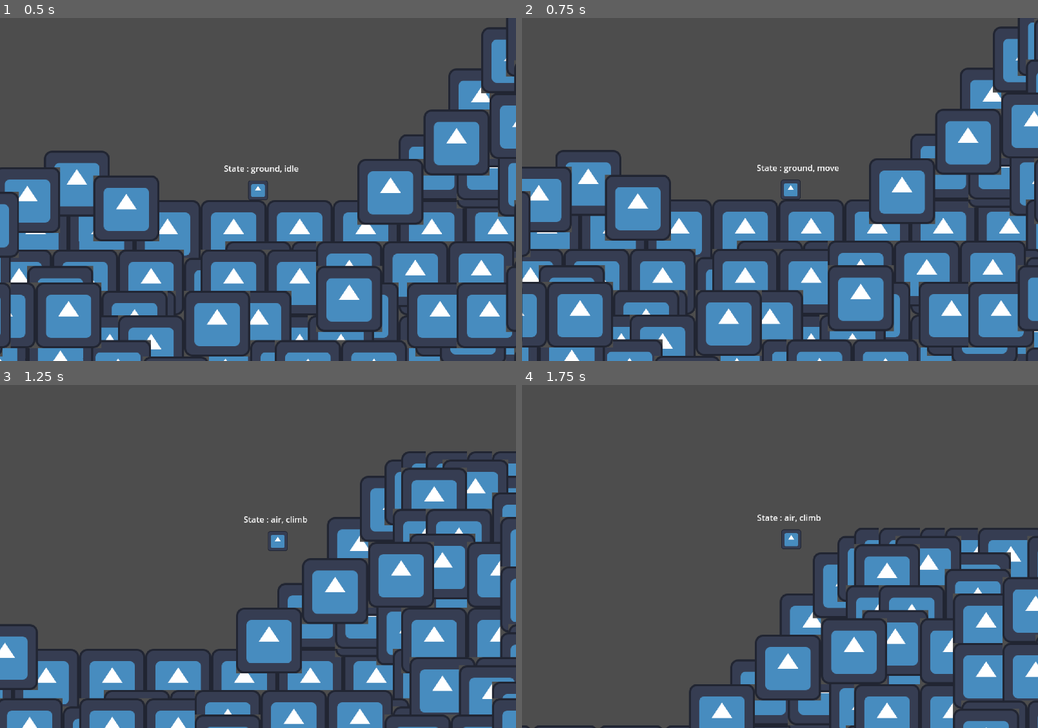
Above: before the commit, frames 1-4 (two rows, left to right).
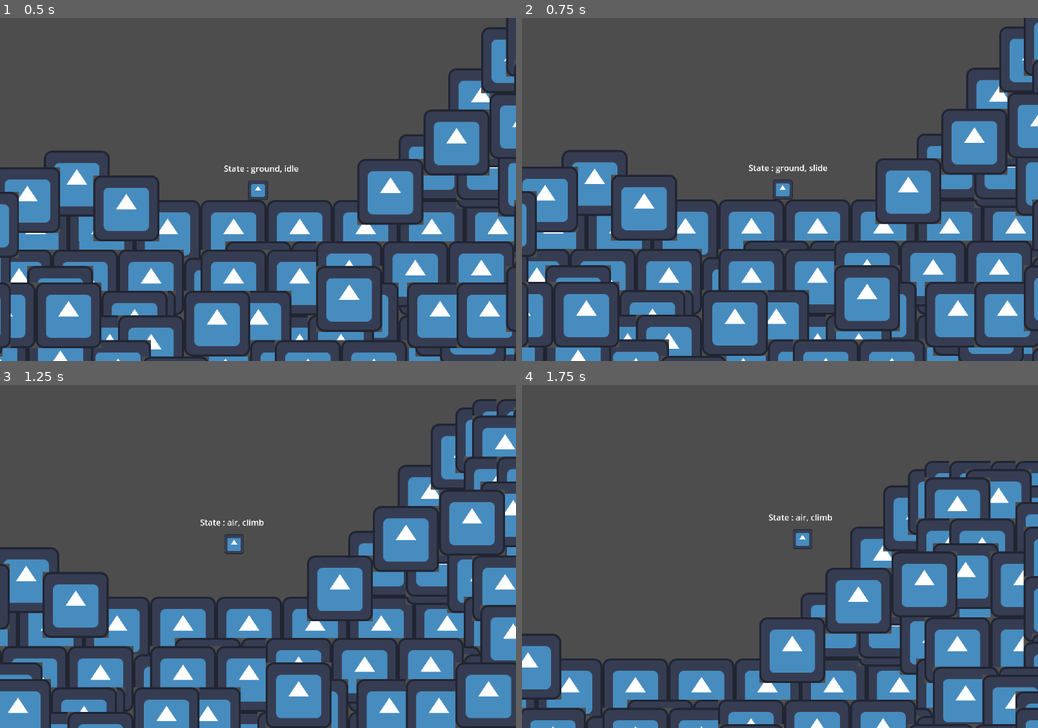
Above: after the commit, the same moments.

Repository: Specter-0/2d-momentum-platformer
Game: Godot game, scene res://scean.tscn
Same seed, same stepped clock (60 frames per second), same inputs: the game is played once before the commit and once after it. The engine's default icon, where the game draws it, is replaced by a stand-in: a white triangle on a blue panel in a dark square.
Inputs (mouse positions are in pixels of both pictures, inside the frame that each line leads up to):
- Up to frame 1 (0.5 s): no input
- Up to frame 2 (0.75 s): move the mouse to (893, 172) at 0.52 s; hold D (right) from 0.53 s (still down); hold Ctrl (crouch) from 0.53 s (still down)
- Up to frame 3 (1.25 s): keep holding D (right); keep holding Ctrl (crouch); tap Space (jump) at 0.77, 1.07 s; tap Shift (dash) at 0.8 s
- Up to frame 4 (1.75 s): keep holding D (right); move the mouse to (676, 573) at 1.27 s; release Ctrl (crouch) at 1.28 s; tap Shift (dash) at 1.35 s; tap Space (jump) at 1.52 s; tap Middle mouse button (grapple) at 1.55 s

Frame 1 is identical in both runs. In frame 2, 20% of the frame differs, in the area x 0-100%, y 0-100%; in frame 3, 34%, in the area x 0-100%, y 4-100%; in frame 4, 27%.

Commit message:
Revert "simplefied"

Diff:
--- a/godot/player/player.tscn
+++ b/godot/player/player.tscn
@@ -8,14 +8,22 @@
 [ext_resource type="Script" path="res://player/scripts/idle_state.gd" id="5_i8mno"]
 [ext_resource type="Script" path="res://player/scripts/move_state.gd" id="6_4wsv0"]
 [ext_resource type="Script" path="res://player/scripts/attack_state.gd" id="7_nu1ng"]
+[ext_resource type="Script" path="res://player/scripts/slide_state.gd" id="8_0vbry"]
+[ext_resource type="Script" path="res://player/scripts/dash_state.gd" id="9_rm6m0"]
 [ext_resource type="Script" path="res://player/scripts/AirState.gd" id="10_xxvhi"]
 [ext_resource type="Script" path="res://player/scripts/climb_state.gd" id="11_aw2eo"]
+[ext_resource type="Script" path="res://player/crouch_state.gd" id="11_tqi3e"]
 [ext_resource type="Script" path="res://player/scripts/peak_state.gd" id="12_758lm"]
 [ext_resource type="Script" path="res://player/scripts/fall_state.gd" id="13_de2qj"]
+[ext_resource type="Script" path="res://player/scripts/air_dash_state.gd" id="14_e1kyb"]
 [ext_resource type="Script" path="res://player/scripts/stateLabel.gd" id="15_wgepr"]
 [ext_resource type="Script" path="res://player/scripts/wall_state.gd" id="18_ws752"]
 [ext_resource type="Script" path="res://player/scripts/hang.gd" id="19_nqgqk"]
+[ext_resource type="Script" path="res://player/scripts/wall_dash.gd" id="20_l4frp"]
+[ext_resource type="Script" path="res://player/scripts/wall_slide.gd" id="20_ud1o1"]
 [ext_resource type="Script" path="res://player/scripts/wall_jump.gd" id="21_kcipk"]
+[ext_resource type="Script" path="res://player/scripts/grappling.gd" id="22_4nd50"]
+[ext_resource type="Script" path="res://player/bafoon_state.gd" id="23_i5sqv"]
 
 [node name="player" type="CharacterBody2D"]
 script = ExtResource("1_7dybc")
@@ -60,18 +68,35 @@
 script = ExtResource("5_i8mno")
 ground_state = NodePath("..")
 character = NodePath("../../..")
-can_grapple = null
 
 [node name="move" type="Node" parent="BaseCharacterStateMachine/ground" node_paths=PackedStringArray("ground_state", "character")]
 script = ExtResource("6_4wsv0")
 ground_state = NodePath("..")
 character = NodePath("../../..")
-can_grapple = null
 
 [node name="attack" type="Node" parent="BaseCharacterStateMachine/ground" node_paths=PackedStringArray("character")]
 script = ExtResource("7_nu1ng")
 character = NodePath("../../..")
-can_grapple = null
+
+[node name="slide" type="Node" parent="BaseCharacterStateMachine/ground" node_paths=PackedStringArray("ground_state", "character")]
+script = ExtResource("8_0vbry")
+ground_state = NodePath("..")
+character = NodePath("../../..")
+standard_movement = false
+can_move = false
+
+[node name="dash" type="Node" parent="BaseCharacterStateMachine/ground" node_paths=PackedStringArray("ground_state", "character")]
+script = ExtResource("9_rm6m0")
+ground_state = NodePath("..")
+character = NodePath("../../..")
+standard_movement = false
+can_move = false
+Gravity = false
+can_grapple = false
+
+[node name="crouch" type="Node" parent="BaseCharacterStateMachine/ground" node_paths=PackedStringArray("character")]
+script = ExtResource("11_tqi3e")
+character = NodePath("../../..")
 
 [node name="air" type="Node" parent="BaseCharacterStateMachine" node_paths=PackedStringArray("ground_state", "wall_state", "character", "currentState")]
 script = ExtResource("10_xxvhi")
@@ -84,19 +109,25 @@
 script = ExtResource("11_aw2eo")
 air_state = NodePath("..")
 character = NodePath("../../..")
-can_grapple = null
 
 [node name="peak" type="Node" parent="BaseCharacterStateMachine/air" node_paths=PackedStringArray("air_state", "character")]
 script = ExtResource("12_758lm")
 air_state = NodePath("..")
 character = NodePath("../../..")
-can_grapple = null
 
 [node name="fall" type="Node" parent="BaseCharacterStateMachine/air" node_paths=PackedStringArray("air_state", "character")]
 script = ExtResource("13_de2qj")
 air_state = NodePath("..")
 character = NodePath("../../..")
-can_grapple = null
+
+[node name="air_dash" type="Node" parent="BaseCharacterStateMachine/air" node_paths=PackedStringArray("air_state", "character")]
+script = ExtResource("14_e1kyb")
+air_state = NodePath("..")
+character = NodePath("../../..")
+standard_movement = false
+can_move = false
+Gravity = false
+can_grapple = false
 
 [node name="Jump_buffer" type="Timer" parent="BaseCharacterStateMachine/air"]
 one_shot = true
@@ -118,19 +149,42 @@
 character = NodePath("../../..")
 can_move = false
 Gravity = false
-can_grapple = null
+
+[node name="wall_slide" type="Node" parent="BaseCharacterStateMachine/wall" node_paths=PackedStringArray("wall_state", "character")]
+script = ExtResource("20_ud1o1")
+wall_state = NodePath("..")
+character = NodePath("../../..")
+Gravity = false
 
 [node name="wall_jump" type="Node" parent="BaseCharacterStateMachine/wall" node_paths=PackedStringArray("wall_state", "character")]
 script = ExtResource("21_kcipk")
 wall_state = NodePath("..")
 character = NodePath("../../..")
-can_grapple = null
+
+[node name="wall_dash" type="Node" parent="BaseCharacterStateMachine/wall" node_paths=PackedStringArray("wall_state", "character")]
+script = ExtResource("20_l4frp")
+wall_state = NodePath("..")
+character = NodePath("../../..")
+standard_movement = false
+can_move = false
+Gravity = false
+can_grapple = false
+
+[node name="To_slide" type="Timer" parent="BaseCharacterStateMachine/wall"]
+one_shot = true
 
 [node name="Quick_jump" type="Timer" parent="BaseCharacterStateMachine/wall"]
 one_shot = true
 
 [node name="Wall_Jump_buffer" type="Timer" parent="BaseCharacterStateMachine/wall"]
 one_shot = true
+
+[node name="grappling" type="Node" parent="BaseCharacterStateMachine" node_paths=PackedStringArray("currentState")]
+script = ExtResource("22_4nd50")
+currentState = NodePath("bafoon_state")
+
+[node name="bafoon_state" type="Node" parent="BaseCharacterStateMachine/grappling"]
+script = ExtResource("23_i5sqv")
 
 [node name="state" type="Label" parent="." node_paths=PackedStringArray("state_machine")]
 offset_left = -66.0
@@ -140,3 +194,5 @@
 text = "State: "
 script = ExtResource("15_wgepr")
 state_machine = NodePath("../BaseCharacterStateMachine")
+
+[connection signal="timeout" from="BaseCharacterStateMachine/wall/To_slide" to="BaseCharacterStateMachine/wall" method="_on_to_slide_timeout"]
--- a/godot/player/scripts/AirState.gd
+++ b/godot/player/scripts/AirState.gd
@@ -12,6 +12,7 @@
 @onready var peak : State = $peak
 @onready var climb : State = $climb
 @onready var fall : State = $fall
+@onready var air_dash : State = $air_dash
 
 var has_double_jumped : bool = false
 var double_jump_count : int = 1
@@ -34,12 +35,19 @@
 		has_double_jumped = false
 		next_state = ground_state
 
+	if Input.is_action_pressed("crouch"):
+		pass
+		#crouch()
+
 	wall_raycast()
 
 
 func state_input(event : InputEvent):
 	if event.is_action_pressed("jump"):
 		jump()
+
+	if event.is_action_pressed("dash"):
+		dash()
 
 
 func wall_raycast():
@@ -64,10 +72,23 @@
 
 
 func double_jump():
-	character.velocity.y = character.double_jump_velocity
+	if abs(character.velocity.y) < abs(character.jump_velocity) && character.velocity.y < character.boost_jump_cutoff:
+		character.velocity.y += character.double_jump_velocity * character.boost_jump_strenght
+	else:
+		character.velocity.y = character.double_jump_velocity
 
 	if character.amount_of_double_jumps == double_jump_count && character.amount_of_double_jumps != -1:
 		has_double_jumped = true
 		double_jump_count = 1
 	else:
 		double_jump_count += 1
+
+
+func dash():
+	currentState.next_state = air_dash
+
+
+func crouch():
+	character.collision_shape.shape = character.croutch_collision_shape[0]
+	character.collision_shape.position = character.croutch_collision_shape[1]
+	character.velocity.y += 50
--- a/godot/player/scripts/GroundState.gd
+++ b/godot/player/scripts/GroundState.gd
@@ -3,14 +3,22 @@
 @export var air_state : State_State_Machine
 
 @onready var buffer_timer : Timer = $BufferTimer
+@onready var slide_cooldown : Timer = $Slide_Cooldown
 @onready var idle : State = $idle
 @onready var move : State = $move
 @onready var attack : State = $attack
+@onready var slide_state : State = $slide
+@onready var crouch_state : State = $crouch
+@onready var dash_state : State = $dash
 
 
 func on_enter():
 	if !air_state.jump_buffer_timer.is_stopped():
 		jump()
+
+
+func _ready():
+	slide_cooldown.wait_time = character.slide_cooldown
 
 
 # ground state
@@ -21,10 +29,31 @@
 	if !character.is_on_floor() && buffer_timer.is_stopped():
 		next_state = air_state
 
+	if Input.is_action_pressed("crouch") && currentState != slide_state && currentState != crouch_state && slide_cooldown.is_stopped():
+		if character.velocity != Vector2.ZERO:
+			slide()
+		else:
+			crouch()
+
 func state_input(event : InputEvent):
 	if event.is_action_pressed("jump"):
 		jump()
 
+	if event.is_action_pressed("dash"):
+		dash()
+
 
 func jump():
 	character.velocity.y = character.jump_velocity
+
+
+func crouch():
+	currentState.next_state = crouch_state
+
+
+func slide():
+	currentState.next_state = slide_state
+
+
+func dash():
+	currentState.next_state = dash_state
--- a/godot/player/scripts/fall_state.gd
+++ b/godot/player/scripts/fall_state.gd
@@ -5,3 +5,8 @@
 func state_process(_delta):
 	if character.velocity.y <= 0:
 		next_state = air_state.climb
+
+
+func on_enter():
+	character.collision_shape.shape = character.normal_collision_shape[0]
+	character.collision_shape.position = character.normal_collision_shape[1]
--- a/godot/player/scripts/idle_state.gd
+++ b/godot/player/scripts/idle_state.gd
@@ -5,3 +5,8 @@
 func state_process(_delta):
 	if character.velocity.x != 0:
 		next_state = ground_state.move
+
+
+func on_enter():
+	character.collision_shape.shape = character.normal_collision_shape[0]
+	character.collision_shape.position = character.normal_collision_shape[1]
--- a/godot/player/scripts/move_state.gd
+++ b/godot/player/scripts/move_state.gd
@@ -5,3 +5,8 @@
 func state_process(_delta):
 	if character.velocity.x == 0:
 		next_state = ground_state.idle
+
+
+func on_enter():
+	character.collision_shape.shape = character.normal_collision_shape[0]
+	character.collision_shape.position = character.normal_collision_shape[1]
--- a/godot/player/scripts/player.gd
+++ b/godot/player/scripts/player.gd
@@ -11,10 +11,20 @@
 @export var jump_velocity : float # size of a from ground jump : idfk
 @export var double_jump_velocity : float # size of a from air jump : idfk
 @export var amount_of_double_jumps : int # amount of air jumps : iterable
+@export_subgroup("boost_jumpp") # happens if you double jump right after a jump, exists to not punish a spam double jump
+@export var boost_jump_strenght : float = 1 # strength of the boost jump, standard 1 : multiple
+@export var boost_jump_cutoff : float # the cutoff when a normal double jump will be preformed : idfk
 @export_group("dashh")
 @export var dash_range : Vector2 # speed of dash : idfk
 @export var dash_time : float # how long it takes for the dash to deaccelerate : seconds
 @export var dash_charge_time : float # cooldown after a dash : seconds
+@export_group("slidee")
+@export var slide_speed_boost : float # how much sliding increses your speed : multiple
+@export var slide_deacceleration : float # the reduced rate of normal ground deacceleration : multiple
+@export var slide_exit_hinder : float # how much your speed decreses by when you leave a slide : idfk
+@export var slide_exit_jump_boost_strenght : float # how powerfull a slide jump is, higher the number, lower the power : dividend
+@export var slide_exit_max_jump_boost : float # highest value that can be reached by a slide jump
+@export var slide_cooldown : float # wait time after leaving a slide : seconds
 @export_group("walll")
 @export var wall_jump_speed : Vector2 # power in x, y of a wall jump : idfk
 @export var wall_carryover_velocity_depletion : float = 3 # dividend of previus velocity before hitting a wall : dividend
@@ -33,12 +43,22 @@
 @onready var sprite : Sprite2D = $Sprite2D
 @onready var state_machine : BaseCharacterStateMachine = $BaseCharacterStateMachine
 @onready var collision_shape : CollisionShape2D = $CollisionShape2D
-
+@onready var dash_cooldown : Timer = $Dash_Cooldown
 
 # Get the gravity from the project settings to be synced with RigidBody nodes.
 var gravity = ProjectSettings.get_setting("physics/2d/default_gravity")
+var grapple_point : Grappling_Point
 var previous_velocities : Array[Vector2]
 var true_direction : int = 1
+
+var normal_collision_shape = [preload("res://player/collisionShapes/normal_shape.tres"), Vector2(0, 0)]
+var croutch_collision_shape = [preload("res://player/collisionShapes/croutch_shape.tres"), Vector2(0, 4)]
+var wallhang_collision_shape = [preload("res://player/collisionShapes/wallhang_shape.tres"), Vector2(-12, 0)]
+var dash_collision_shape = [preload("res://player/collisionShapes/dash_shape.tres"), Vector2(0, 0)]
+
+
+func _ready():
+	dash_cooldown.wait_time = dash_charge_time
 
 
 func _input(event):
--- a/godot/player/scripts/state.gd
+++ b/godot/player/scripts/state.gd
@@ -7,6 +7,7 @@
 @export var standard_movement : bool = true
 @export var can_move : bool = true
 @export var Gravity : bool = true
+@export var can_grapple : bool = true
 
 var next_state : State
 var gravity = ProjectSettings.get_setting("physics/2d/default_gravity")
@@ -17,6 +18,13 @@
 
 
 func state_methods(_delta):
+
+	var previus_point = get_tree().get_nodes_in_group("grapple_points")[0]
+	for point in get_tree().get_nodes_in_group("grapple_points"):
+		if (character.position - point.position).length_squared() < (character.position - previus_point.position).length_squared():
+			previus_point = point
+	character.grapple_point = previus_point
+
 	if not character.is_on_floor() && Gravity:
 		character.velocity.y += gravity * _delta
 
@@ -35,6 +43,9 @@
 			if sign(prv_vel) != sign(character.velocity.x):
 				character.velocity.x = 0
 
+	if Input.is_action_pressed("grapple") && can_grapple:
+		grapple()
+
 
 func state_input(_event : InputEvent):
 	pass
@@ -50,3 +61,23 @@
 
 func direction():
 	return Input.get_vector("left", "right", "up", "down")
+
+
+func dash():
+	dash_direction = direction()
+	character.velocity = character.dash_range * dash_direction
+	character.dash_cooldown.start()
+
+
+func dash_deaccelration(_delta):
+	print(character.velocity)
+	character.velocity -= _delta / character.dash_time * character.dash_range * dash_direction
+
+
+func dash_is_done():
+	return abs(character.velocity).length_squared() <= character.speed.length_squared()
+
+
+func grapple():
+	character.velocity += Vector2(-40, -50) * (character.position - character.grapple_point.position).normalized()
+	character.grapple_point.animated_sprite.play("closing")
--- a/godot/player/scripts/wall_state.gd
+++ b/godot/player/scripts/wall_state.gd
@@ -5,17 +5,21 @@
 @export var quick_jump_buffer : float = 0.1
 @export var wall_jump_buffer_time : float = 0.25
 
+@onready var wall_dash : State = $wall_dash
+@onready var wall_slide : State = $wall_slide
 @onready var hang : State = $hang
 @onready var wall_jump : State = $wall_jump
 
 @onready var wall_jump_buffer_timer : Timer = $Wall_Jump_buffer
 @onready var quick_jump : Timer = $Quick_jump
+@onready var to_slide : Timer = $To_slide
 
 var carryover_velocity : Vector2
 
 
 func _ready():
 	wall_jump_buffer_timer.wait_time = wall_jump_buffer_time
+	to_slide.wait_time = character.wall_slide_wait
 	quick_jump.wait_time = quick_jump_buffer
 
 
@@ -28,6 +32,9 @@
 
 	currentState.next_state = hang
 
+	if character.wall_sliding:
+		to_slide.start()
+
 
 func state_process(_delta):
 	current_state_process(_delta)
@@ -36,16 +43,43 @@
 	if character.is_on_floor():
 		next_state = ground_state
 
-
 func state_input(event : InputEvent):
 	if event.is_action_pressed("jump"):
 		jump()
+
+	if event.is_action_pressed("dash"):
+		dash_check()
+
+	if event.is_action_pressed("crouch"):
+		crouch()
 
 
 func jump():
 	currentState.next_state = wall_jump
 
 
+func dash_check():
+	if direction().x == -1 && character.right_cast.is_colliding():
+		dash()
+	elif direction().x == 1 && character.left_cast.is_colliding():
+		dash()
+
+
+func dash():
+	currentState.next_state = wall_dash
+
+
+func crouch():
+	if character.left_cast.is_colliding:
+		character.velocity.x = -character.speed.x
+	else:
+		character.velocity.x = character.speed.x
+
+
+func _on_to_slide_timeout():
+	currentState.next_state = wall_slide
+
+
 func on_wall():
 	if character.left_cast.is_colliding() || character.right_cast.is_colliding():
 		return true
--- a/godot/project.godot
+++ b/godot/project.godot
@@ -12,7 +12,7 @@
 
 config/name="2dgame"
 run/main_scene="res://scean.tscn"
-config/features=PackedStringArray("4.1", "Forward Plus")
+config/features=PackedStringArray("4.0", "Forward Plus")
 run/low_processor_mode=true
 config/icon="res://icon.svg"
 
@@ -51,7 +51,7 @@
 attack={
 "deadzone": 0.5,
 "events": [Object(InputEventKey,"resource_local_to_scene":false,"resource_name":"","device":-1,"window_id":0,"alt_pressed":false,"shift_pressed":false,"ctrl_pressed":false,"meta_pressed":false,"pressed":false,"keycode":0,"physical_keycode":77,"key_label":0,"unicode":109,"echo":false,"script":null)
-, Object(InputEventMouseButton,"resource_local_to_scene":fal …(196 unchanged characters)… r2(0, 0),"factor":1.0,"button_index":1,"canceled":false,"pressed":false,"double_click":false,"script":null)
+, Object(InputEventMouseButton,"resource_local_to_scene":fal …(196 unchanged characters)… r2(0, 0),"factor":1.0,"button_index":1,"pressed":false,"double_click":false,"script":null)
 ]
 }
 crouch={
@@ -66,7 +66,7 @@
 }
 grapple={
 "deadzone": 0.5,
-"events": [Object(InputEventMouseButton,"resource_local_to_s …(205 unchanged characters)… r2(0, 0),"factor":1.0,"button_index":3,"canceled":false,"pressed":false,"double_click":false,"script":null)
+"events": [Object(InputEventMouseButton,"resource_local_to_s …(205 unchanged characters)… r2(0, 0),"factor":1.0,"button_index":3,"pressed":false,"double_click":false,"script":null)
 ]
 }
 
--- a/godot/scean.tscn
+++ b/godot/scean.tscn
@@ -1,7 +1,9 @@
-[gd_scene load_steps=5 format=3 uid="uid://b4w88uctqtjsr"]
+[gd_scene load_steps=7 format=3 uid="uid://b4w88uctqtjsr"]
 
 [ext_resource type="Texture2D" uid="uid://de5yu1cw411c7" path="res://icon.svg" id="1_iw21t"]
 [ext_resource type="PackedScene" uid="uid://bpl2o2x7fhppi" path="res://player/player.tscn" id="2_alca2"]
+[ext_resource type="PackedScene" uid="uid://bu270vj8yfuvn" path="res://grapple/grapple point.tscn" id="3_bxkx7"]
+[ext_resource type="Script" path="res://grapple_line.gd" id="5_obyyy"]
 
 [sub_resource type="TileSetAtlasSource" id="TileSetAtlasSource_w27h8"]
 texture = ExtResource("1_iw21t")
@@ -283,9 +285,17 @@
 jump_velocity = -550.0
 double_jump_velocity = -450.0
 amount_of_double_jumps = 1
+boost_jump_strenght = 0.35
+boost_jump_cutoff = -200.0
 dash_range = Vector2(1200, 1200)
 dash_time = 0.5
 dash_charge_time = 0.5
+slide_speed_boost = 2.35
+slide_deacceleration = 4.0
+slide_exit_hinder = -200.0
+slide_exit_jump_boost_strenght = 8.0
+slide_exit_max_jump_boost = -350.0
+slide_cooldown = 1.0
 wall_jump_speed = Vector2(800, -450)
 wall_slide_wait = 1.0
 wall_slide_speed = 300.0
@@ -301,3 +311,44 @@
 zoom = Vector2(1.5, 1.5)
 position_smoothing_enabled = true
 position_smoothing_speed = 10.0
+
+[node name="Line2D" type="Line2D" parent="." node_paths=PackedStringArray("character")]
+points = PackedVector2Array(0, 0, 0, 0)
+width = 3.0
+default_color = Color(0, 0.92549, 0.698039, 1)
+script = ExtResource("5_obyyy")
+character = NodePath("../player")
+
+[node name="Node2D" type="Node2D" parent="."]
+
+[node name="grapple_point" parent="Node2D" node_paths=PackedStringArray("character") instance=ExtResource("3_bxkx7")]
+position = Vector2(-218, -614)
+character = NodePath("../../player")
+
+[node name="grapple_point2" parent="Node2D" node_paths=PackedStringArray("character") instance=ExtResource("3_bxkx7")]
+position = Vector2(446, -841)
+character = NodePath("../../player")
+
+[node name="grapple_point3" parent="Node2D" node_paths=PackedStringArray("character") instance=ExtResource("3_bxkx7")]
+position = Vector2(-1811, -351)
+character = NodePath("../../player")
+
+[node name="grapple_point4" parent="Node2D" node_paths=PackedStringArray("character") instance=ExtResource("3_bxkx7")]
+position = Vector2(-2622, -533)
+character = NodePath("../../player")
+
+[node name="grapple_point5" parent="Node2D" node_paths=PackedStringArray("character") instance=ExtResource("3_bxkx7")]
+position = Vector2(-3327, -677)
+character = NodePath("../../player")
+
+[node name="grapple_point6" parent="Node2D" node_paths=PackedStringArray("character") instance=ExtResource("3_bxkx7")]
+position = Vector2(-4061, -870)
+character = NodePath("../../player")
+
+[node name="grapple_point7" parent="Node2D" node_paths=PackedStringArray("character") instance=ExtResource("3_bxkx7")]
+position = Vector2(-4644, -1062)
+character = NodePath("../../player")
+
+[node name="grapple_point8" parent="Node2D" node_paths=PackedStringArray("character") instance=ExtResource("3_bxkx7")]
+position = Vector2(3936, -2904)
+character = NodePath("../../player")
Not shown: 1 places in godot/player/player.tscn that only renumber resources
